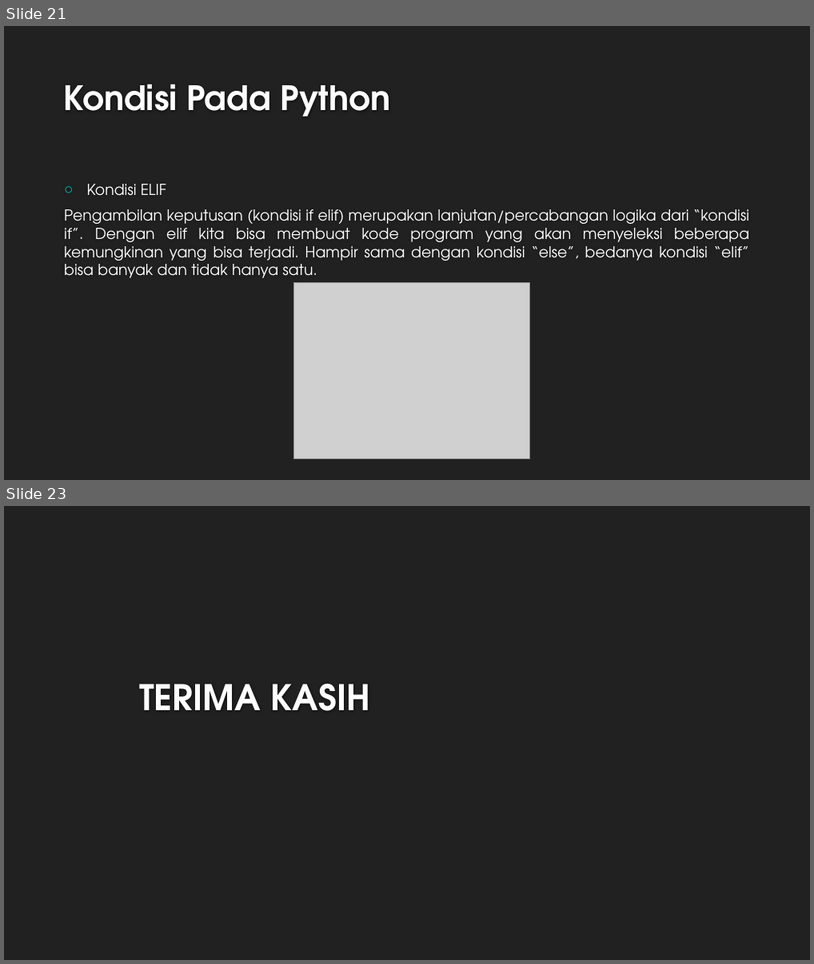
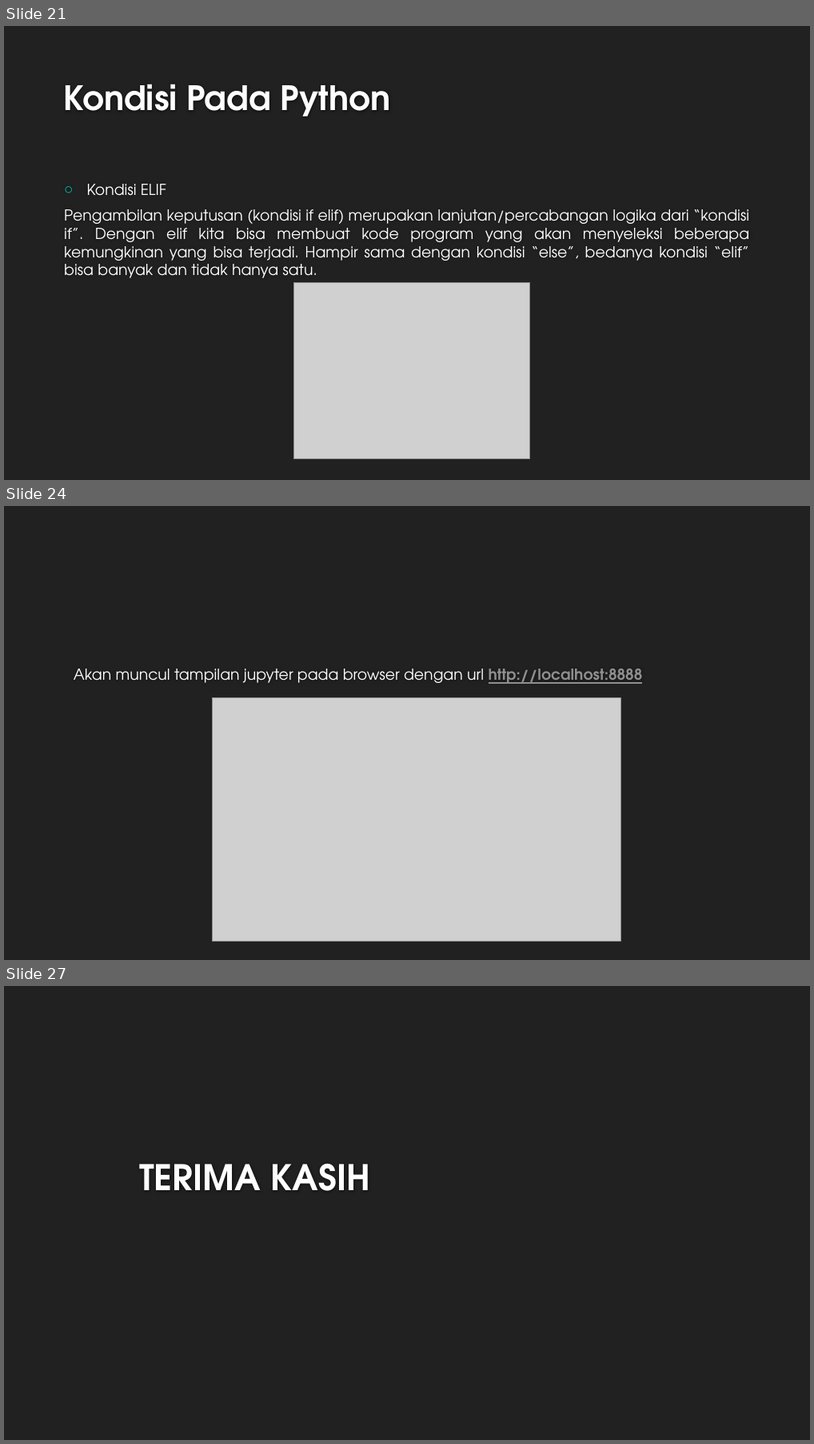
Before and after one commit to dhimasrds/Pengantar-Deep-Learning, a slide deck: Tugas 1/Tugas 1.pptx. Shown one above the other, each under a label of ours: slides 21 and 23 before the commit, slides 21, 24 and 27 after it; the slides between them are not shown. The pictures are 814x964 and 814x1444 pixels, drawn with LibreOffice and Linux fonts; fonts in the diff are those of the drawing; grey boxes stand for pictures; background and template pictures are left out. Boxes give left, top, right and bottom in pixels: in the first picture for what was removed or moved away, otherwise in the second. Text is boxed around its words. In the diff, an @@ line names an element or a change of style, - is before the commit and + after.

Commit message:
jupyter dan seaborn

```diff
--- a/Tugas 1/Tugas 1.pptx
+++ b/Tugas 1/Tugas 1.pptx
@@ slide 24 added at (x1=4, y1=506, x2=810, y2=960), background #212121 @@
@@ text added at (x1=74, y1=668, x2=643, y2=684), 18 pt, text #FFFFFF @@
+Akan muncul tampilan jupyter pada browser dengan url http://localhost:8888
@@ picture added at (x1=213, y1=698, x2=621, y2=941) @@
@@ what was slide 23 is now slide 27 @@
```
Also in this commit, not shown: 1 slide changed, 3 other slides added.
